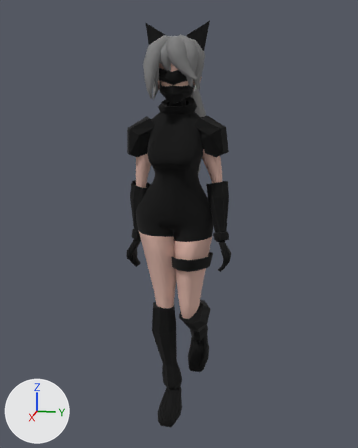
The Blender file Assets/Protag/Rigged[BAK1].blend, before and after one commit.
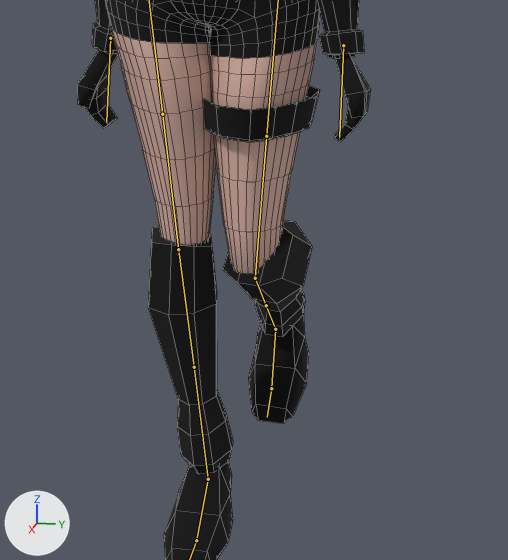
Each version is shown whole from a 50 mm lens placed at (1.444, 0.291, 0.985), pointed at (-0.074, -0.013, 0.605), then close up on the part from 28% to 78% of the width and 49% to 94% of the height. The lights are fixed; the arrows at lower left show +X, +Y and +Z. The older version's two pictures come first. Both versions are drawn at frame 35 of the action 'Walk'; the numbers are the values there. The bones that change, and the others that lie on the model, are drawn over the model as lines in the close-ups. The close-ups show mesh edges as thin lines.

Names of what the first close-up shows: 'Arm', 'BodyMesh'.
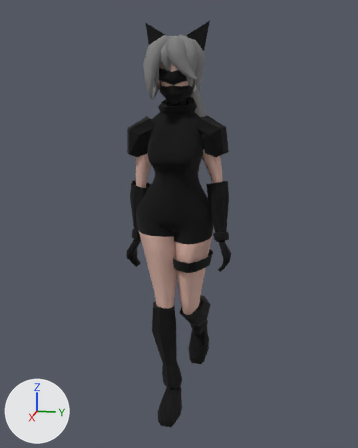
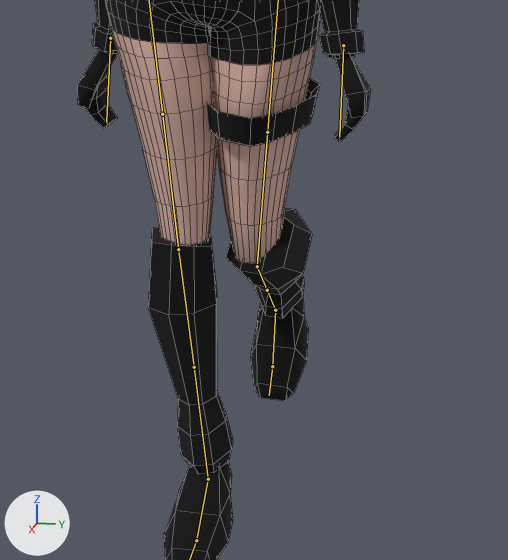
Where the change shows, as pixel boxes [x1, y1, x2, y2] in the close-ups (508 x 560 px):
'BodyMesh', posed: [105, 0, 320, 560] in both

What the commit changed:
Bone 'foot_ik.L' (bone_foot_ik_l) moves from (-0.116, -0.084, 0.101) to (-0.164, -0.092, 0.103).
Bone 'foot_ik.L' (bone_foot_ik_l) turns from (0, 36, 0) to (0, 44, 0) degrees about its own x, y and z.
